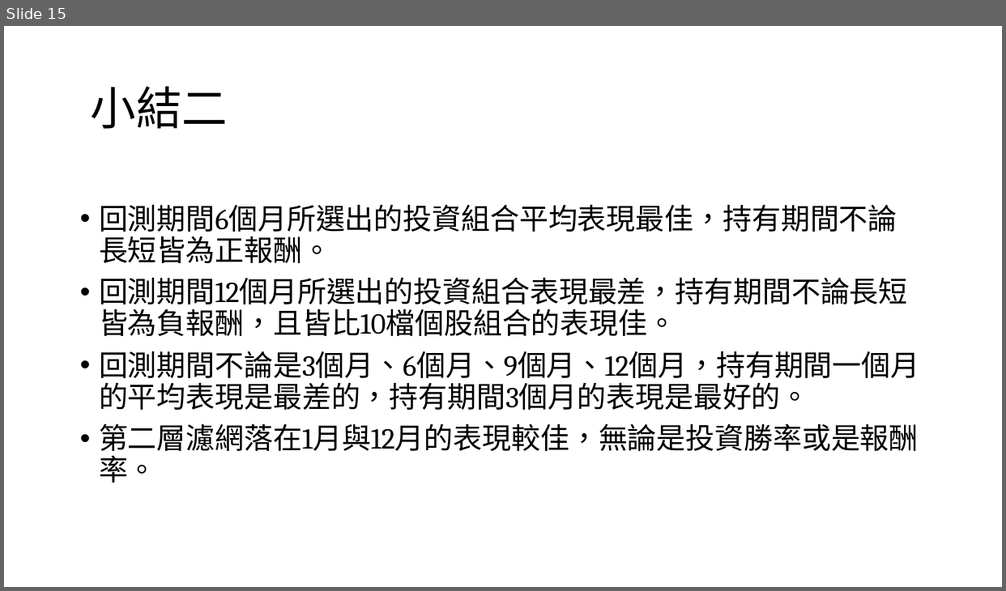
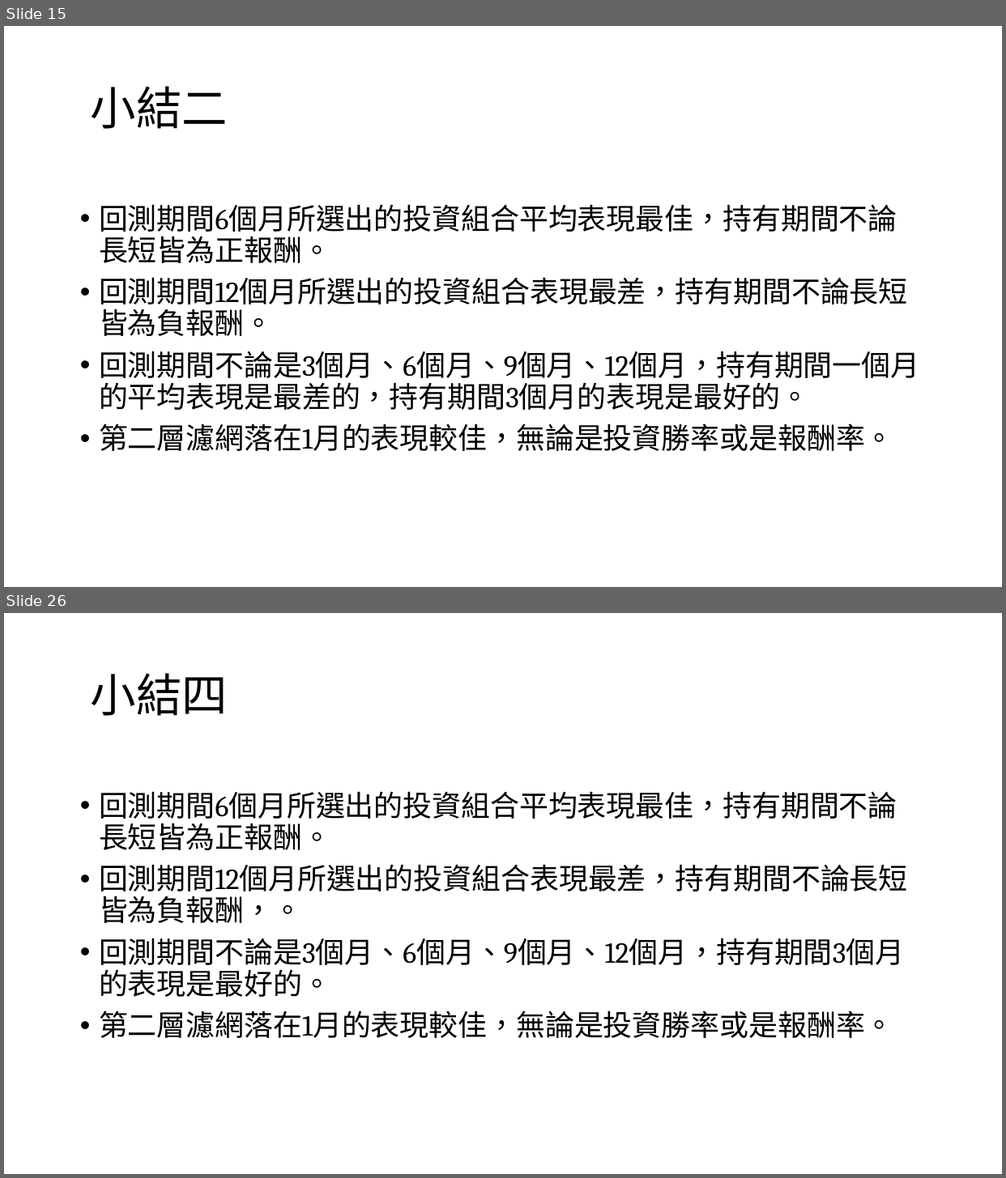
Before and after one commit to Garlylin/data, a slide deck: 強勢股vs.pptx. Shown one above the other, each under a label of ours: slide 15 before the commit, slides 15 and 26 after it; the slides between them are not shown. The pictures are 1006x591 and 1006x1178 pixels, drawn with LibreOffice and Linux fonts; fonts in the diff are those of the drawing. Boxes give left, top, right and bottom in pixels: in the first picture for what was removed or moved away, otherwise in the second. Text is boxed around its words. In the diff, an @@ line names an element or a change of style, - is before the commit and + after.

```diff
--- a/強勢股vs.pptx
+++ b/強勢股vs.pptx
@@ slide 26 added at [4,613,1002,1174], background #FFFFFF @@
@@ title added at [91,673,228,716], 44 pt, text #000000 @@
+小結四
@@ text added at [99,791,908,1038], 28 pt, text #000000 @@
+• 回測期間6個月所選出的投資組合平均表現最佳，持有期間不論長短皆為正報酬。
+• 回測期間12個月所選出的投資組合表現最差，持有期間不論長短皆為負報酬，。
+• 回測期間不論是3個月、6個月、9個月、12個月，持有期間3個月的表現是最好的。
+• 第二層濾網落在1月的表現較佳，無論是投資勝率或是報酬率。
@@ slide 15 changed as well @@
@@ text at [99,277,908,336]: text changed @@
-• 回測期間12個月所選出的投資組合表現最差，持有期間不論長短皆為負報酬，且皆比10檔個股組合的表現佳。
+• 回測期間12個月所選出的投資組合表現最差，持有期間不論長短皆為負報酬。
@@ text at [99,424,894,451]: text changed @@
-• 第二層濾網落在1月與12月的表現較佳，無論是投資勝率或是報酬率。
+• 第二層濾網落在1月的表現較佳，無論是投資勝率或是報酬率。
```
Also in this commit, not shown: 4 other slides changed, 15 other slides added, 1 other file.
